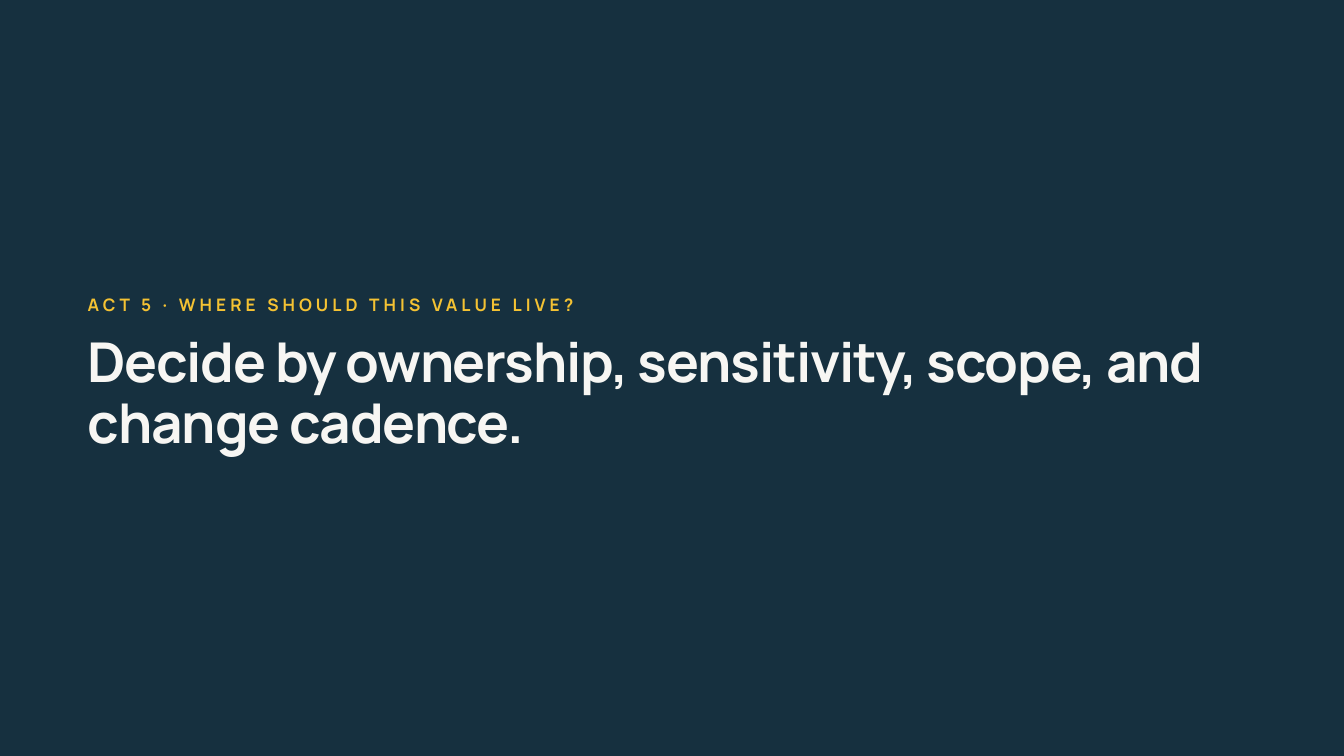
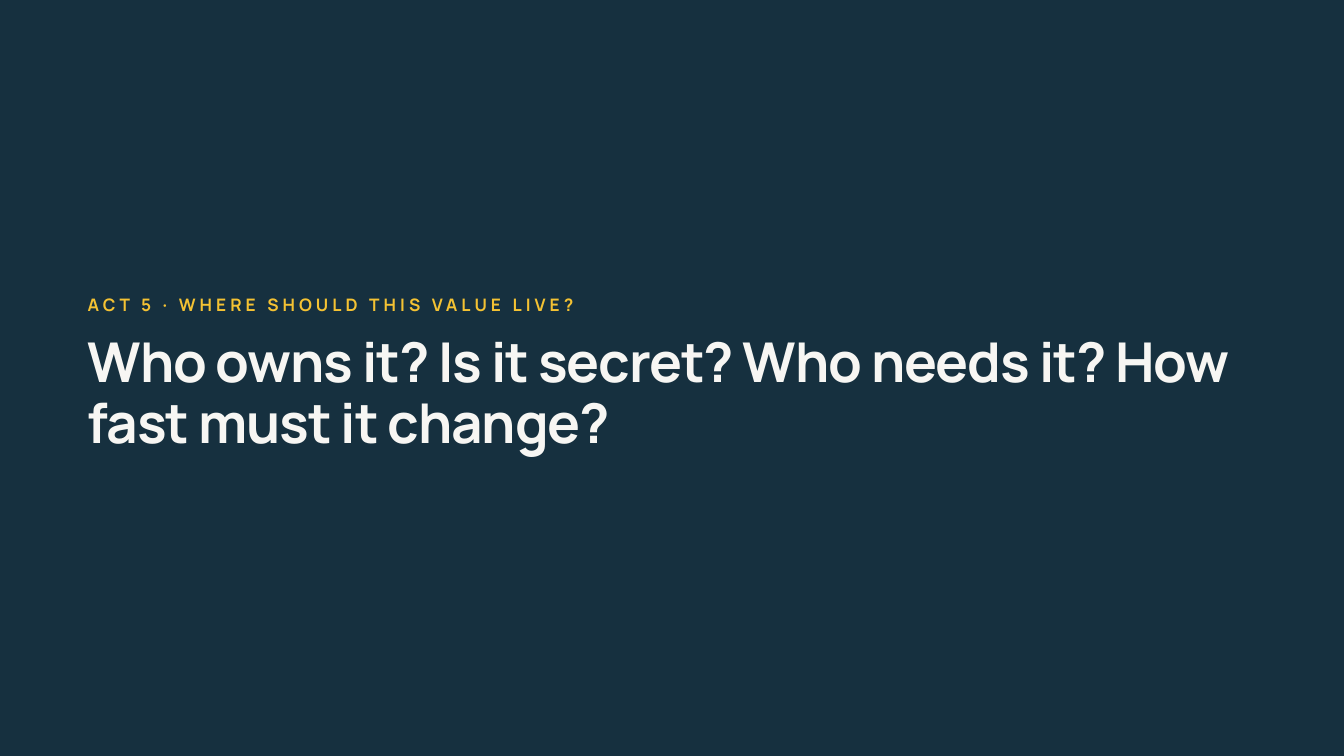
Before and after one commit to 1kevgriff/modern-dotnet-configuration, a slide deck: slide 53 of slides/modern-dotnet-configuration.pptx. Drawn at 1344x756 pixels with LibreOffice and Linux fonts; fonts in the diff are those of the drawing. Boxes give left, top, right and bottom in pixels: in the first picture for what was removed or moved away, otherwise in the second. Text is boxed around its words. In the diff, an @@ line names an element or a change of style, - is before the commit and + after.

```diff
--- a/slides/modern-dotnet-configuration.pptx
+++ b/slides/modern-dotnet-configuration.pptx
@@ text at [88,341,1229,457]: text changed @@
-Decide by ownership, sensitivity, scope, and change cadence.
+Who owns it? Is it secret? Who needs it? How fast must it change?
```
Also in this commit, not shown: 9 other slides changed, 3 slides added, 3 slides removed, 5 other files.
